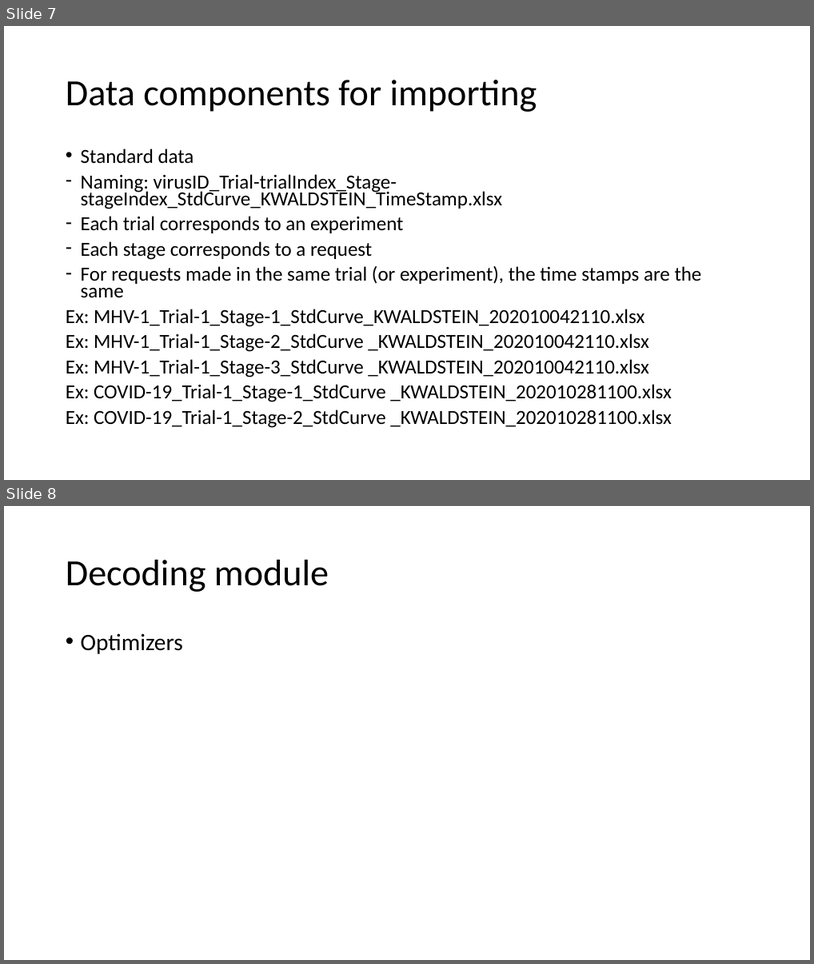
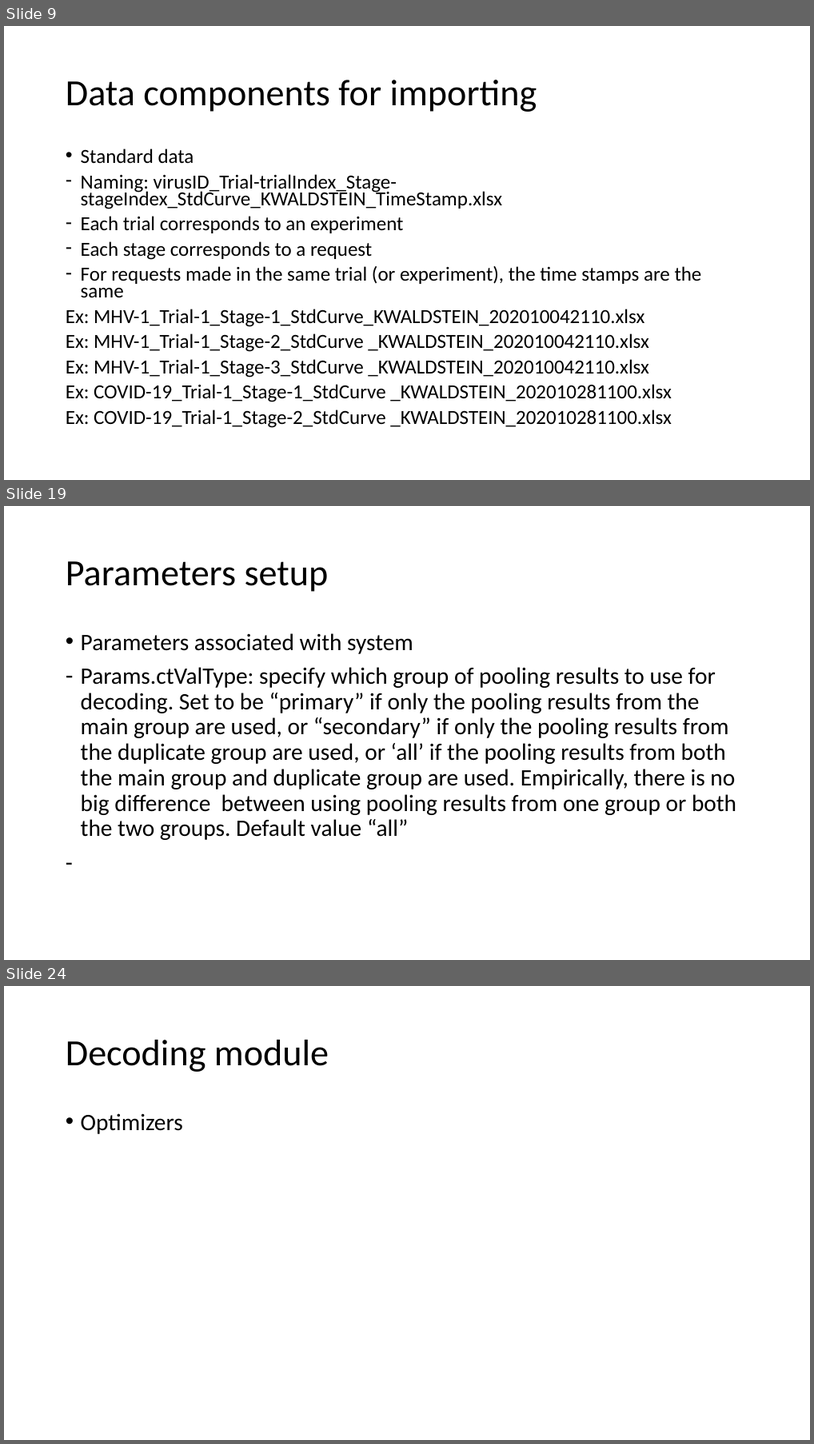
Before and after one commit to JAMES-YI/00_CS_Virus_Testing, a slide deck: 00_System_Architectures_JYI_20201122.pptx. Shown one above the other, each under a label of ours: slides 7 and 8 before the commit, slides 9, 19 and 24 after it; the slides between them are not shown. The pictures are 814x964 and 814x1444 pixels, drawn with LibreOffice and Linux fonts; fonts in the diff are those of the drawing. Boxes give left, top, right and bottom in pixels: in the first picture for what was removed or moved away, otherwise in the second. Text is boxed around its words. In the diff, an @@ line names an element or a change of style, - is before the commit and + after.

```diff
--- a/00_System_Architectures_JYI_20201122.pptx
+++ b/00_System_Architectures_JYI_20201122.pptx
@@ slide 19 added at [4,506,810,960], background #FFFFFF @@
@@ title added at [66,561,329,592], 44 pt, text #000000 @@
+Parameters setup
@@ text added at [81,633,737,840], 28 pt, text #000000 @@
+• Parameters associated with system
+– Params.ctValType: specify which group of pooling results to use for decoding. Set to be “primary” if only the pooling results from the main group are used, or “secondary” if only the pooling results from the duplicate group are used, or ‘all’ if the pooling results from both the main group and duplicate group are used. Empirically, there is no big difference between using pooling results from one group or both the two groups. Default value “all”
+-
@@ what was slide 7 is now slide 9 @@
@@ what was slide 8 is now slide 24 @@
```
Also in this commit, not shown: 15 other slides added, 52 other files.
